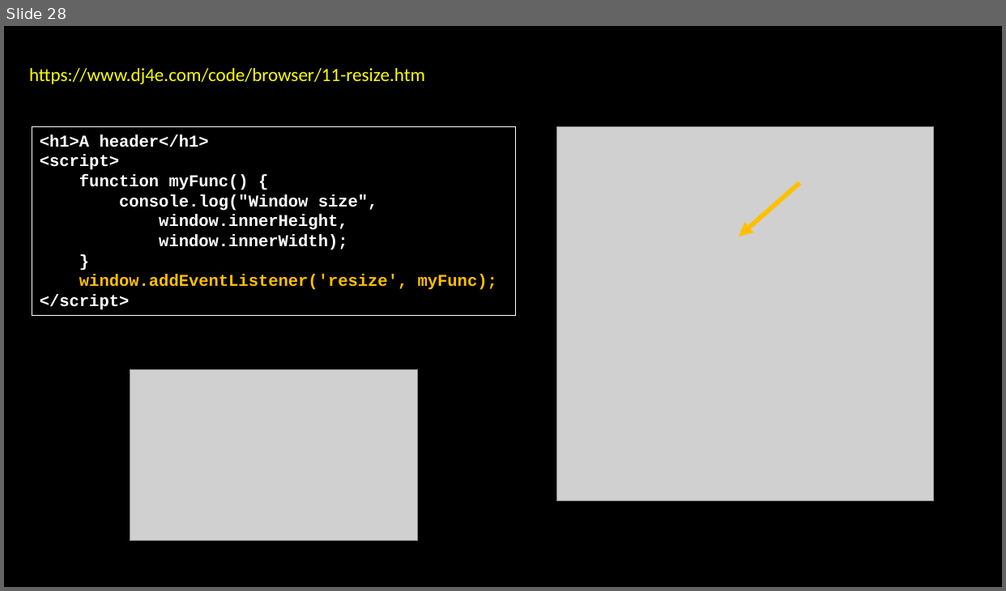
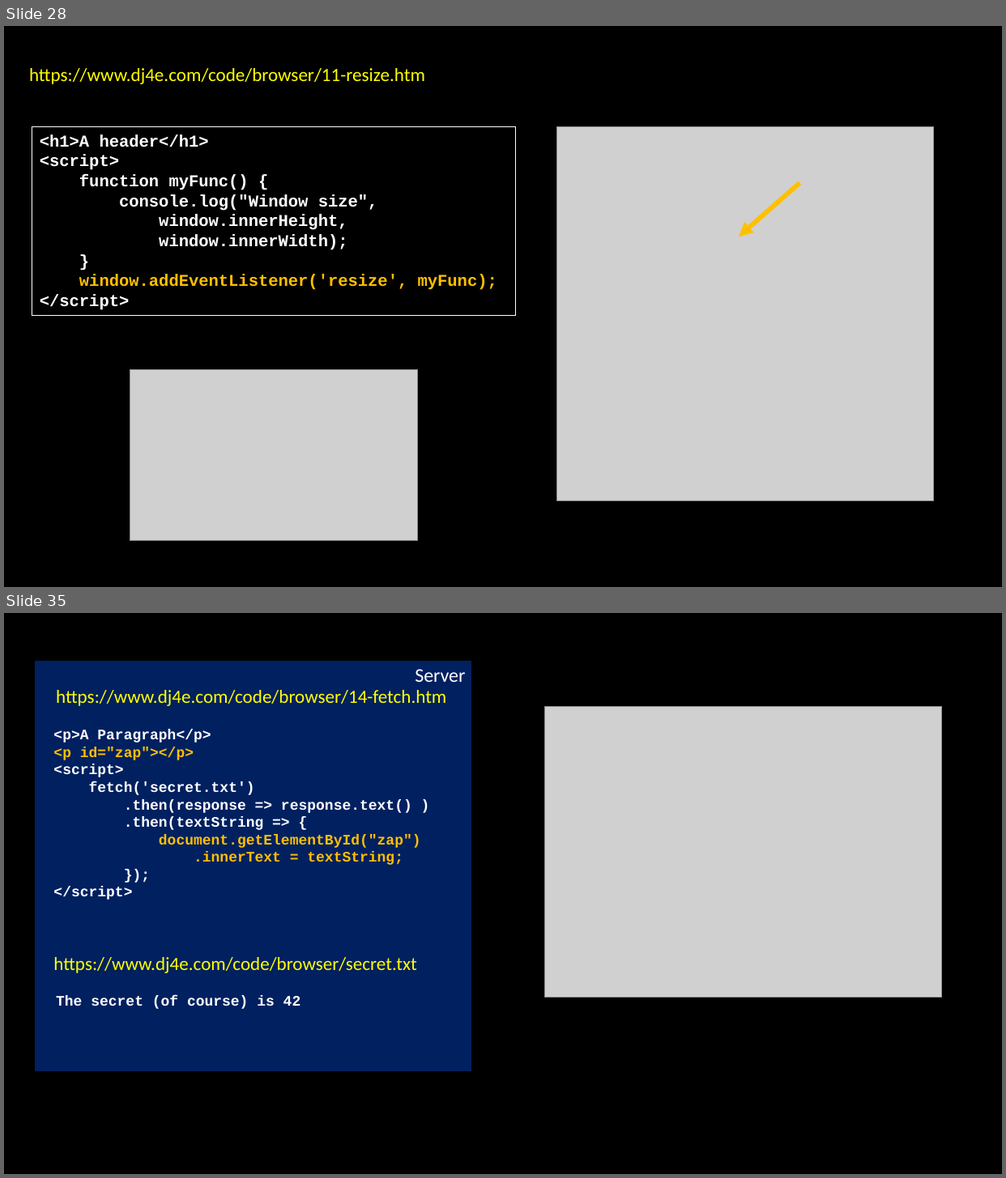
Before and after one commit to csev/dj4e, a slide deck: lectures/JS-03-Browser.pptx. Shown one above the other, each under a label of ours: slide 28 before the commit, slides 28 and 35 after it; the slides between them are not shown. The pictures are 1006x591 and 1006x1178 pixels, drawn with LibreOffice and Linux fonts; fonts in the diff are those of the drawing; grey boxes stand for pictures. Boxes give left, top, right and bottom in pixels: in the first picture for what was removed or moved away, otherwise in the second. Text is boxed around its words. In the diff, an @@ line names an element or a change of style, - is before the commit and + after.

```diff
--- a/lectures/JS-03-Browser.pptx
+++ b/lectures/JS-03-Browser.pptx
@@ slide 35 added at (x1=4, y1=613, x2=1002, y2=1174), background #000000 @@
@@ rectangle added at (x1=33, y1=659, x2=473, y2=1074), fill #002060, outline #000000 3 pt, 18.7 pt, text #FFFFFF @@
+Server
@@ text added at (x1=56, y1=690, x2=446, y2=706), 18 pt, text #FFFF00 @@
+https://www.dj4e.com/code/browser/14-fetch.htm
@@ picture added at (x1=545, y1=707, x2=943, y2=998) @@
@@ text added at (x1=53, y1=730, x2=421, y2=900), 14 pt, text #FFFFFF, bold @@
+<p>A Paragraph</p>
+<p id="zap"></p>
+<script>
+fetch('secret.txt')
+.then(response => response.text() )
+.then(textString => {
+document.getElementById("zap")
+.innerText = textString;
+});
+</script>
@@ text added at (x1=53, y1=957, x2=416, y2=973), 18 pt, text #FFFF00 @@
+https://www.dj4e.com/code/browser/secret.txt
@@ text added at (x1=56, y1=995, x2=301, y2=1009), 14 pt, text #FFFFFF, bold @@
+The secret (of course) is 42
```
Also in this commit, not shown: 6 other slides added, 23 slides removed, 19 other files.
